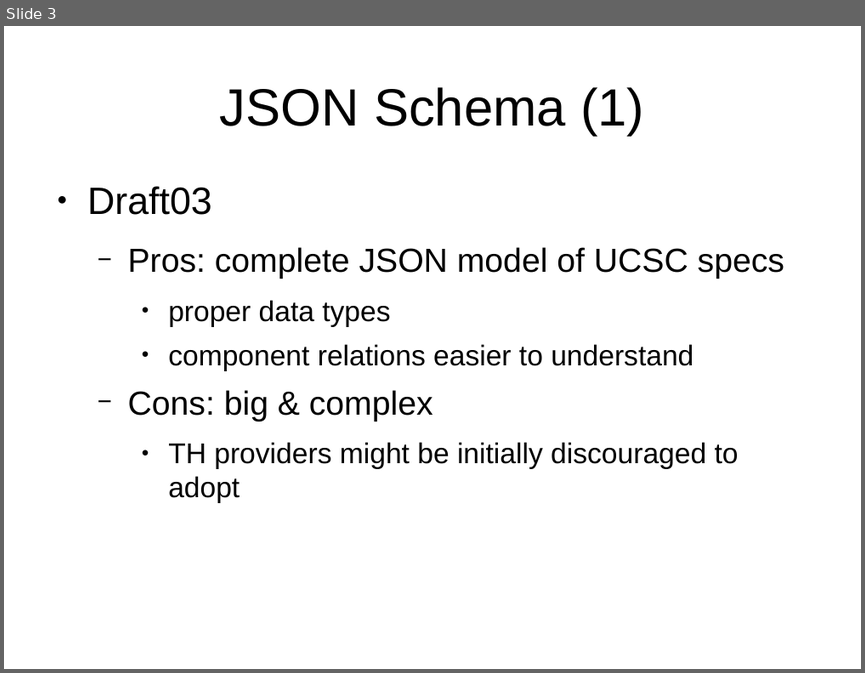
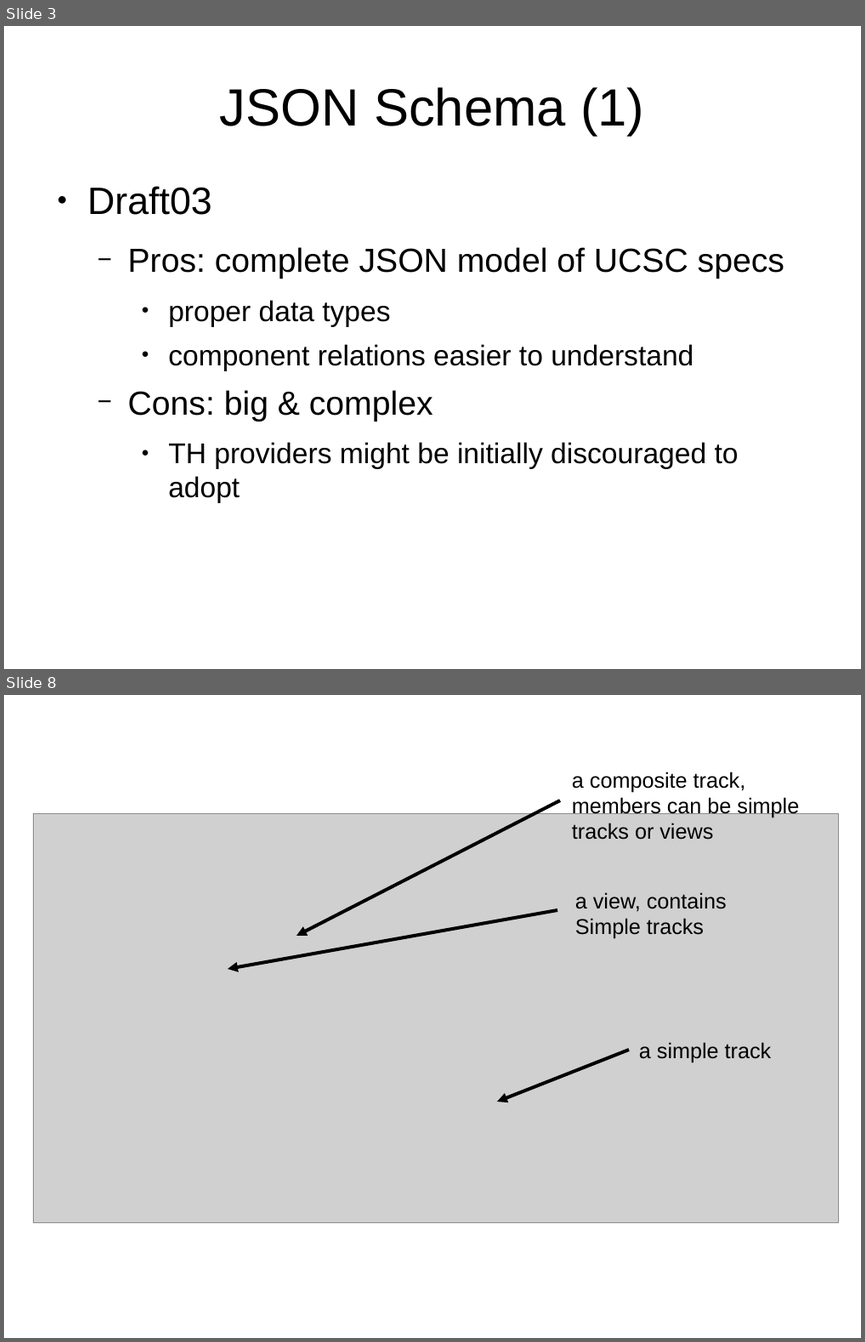
Before and after one commit to Ensembl/trackhub-registry, a slide deck: docs/code_review_07-05-15/talk.odp. Shown one above the other, each under a label of ours: slide 3 before the commit, slides 3 and 8 after it; the slides between them are not shown. The pictures are 865x673 and 865x1342 pixels, drawn with LibreOffice and Linux fonts; fonts in the diff are those of the drawing; grey boxes stand for pictures; background and template pictures are left out. Boxes give left, top, right and bottom in pixels: in the first picture for what was removed or moved away, otherwise in the second. Text is boxed around its words. In the diff, an @@ line names an element or a change of style, - is before the commit and + after.

```diff
--- a/docs/code_review_07-05-15/talk.odp
+++ b/docs/code_review_07-05-15/talk.odp
@@ slide 8 added at [4, 695, 861, 1338], background #FFFFFF @@
@@ text added at [572, 771, 799, 839], 18 pt, text #000000 @@
+a composite track,
+members can be simple
+tracks or views
@@ picture added at [33, 814, 838, 1223] @@
@@ arrow added from (560, 800) to (296, 936), #000000 2.83 pt @@
@@ text added at [575, 892, 726, 939], 18 pt, text #000000 @@
+a view, contains
+Simple tracks
@@ arrow added from (557, 910) to (228, 969), #000000 2.83 pt @@
@@ arrow added from (629, 1049) to (497, 1101), #000000 2.83 pt @@
@@ text added at [639, 1042, 772, 1062], 18 pt, text #000000 @@
+a simple track
```
Also in this commit, not shown: 1 slide changed, 3 other slides added, 1 other file.
